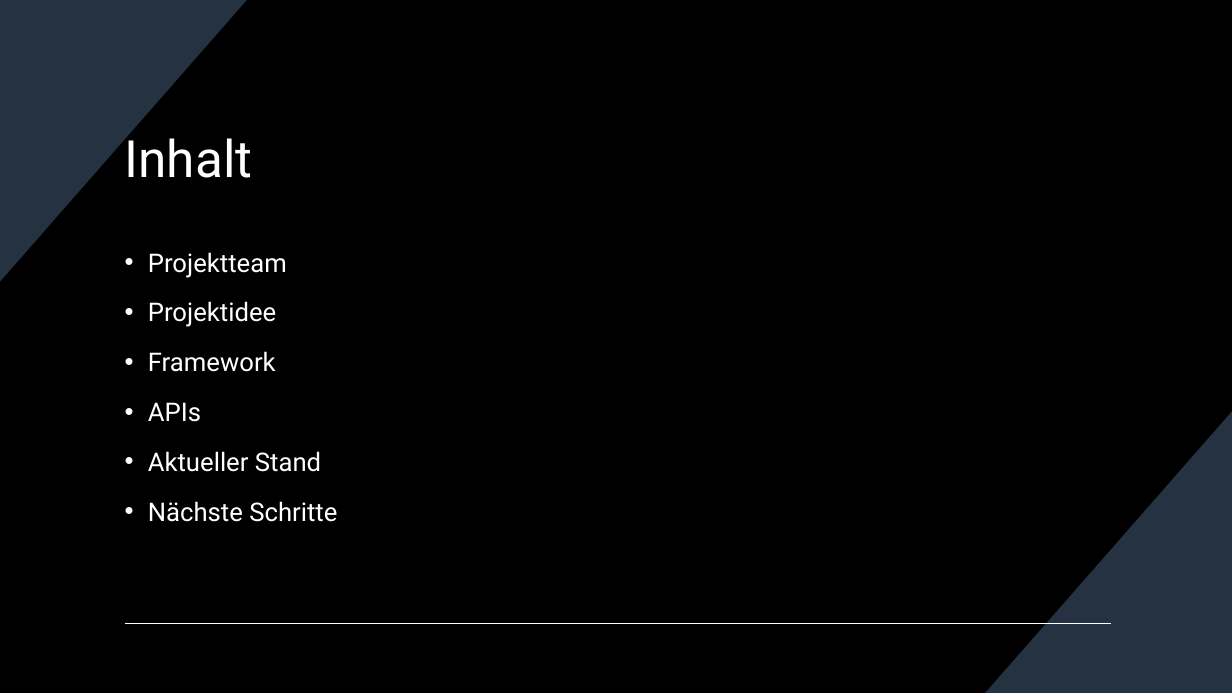
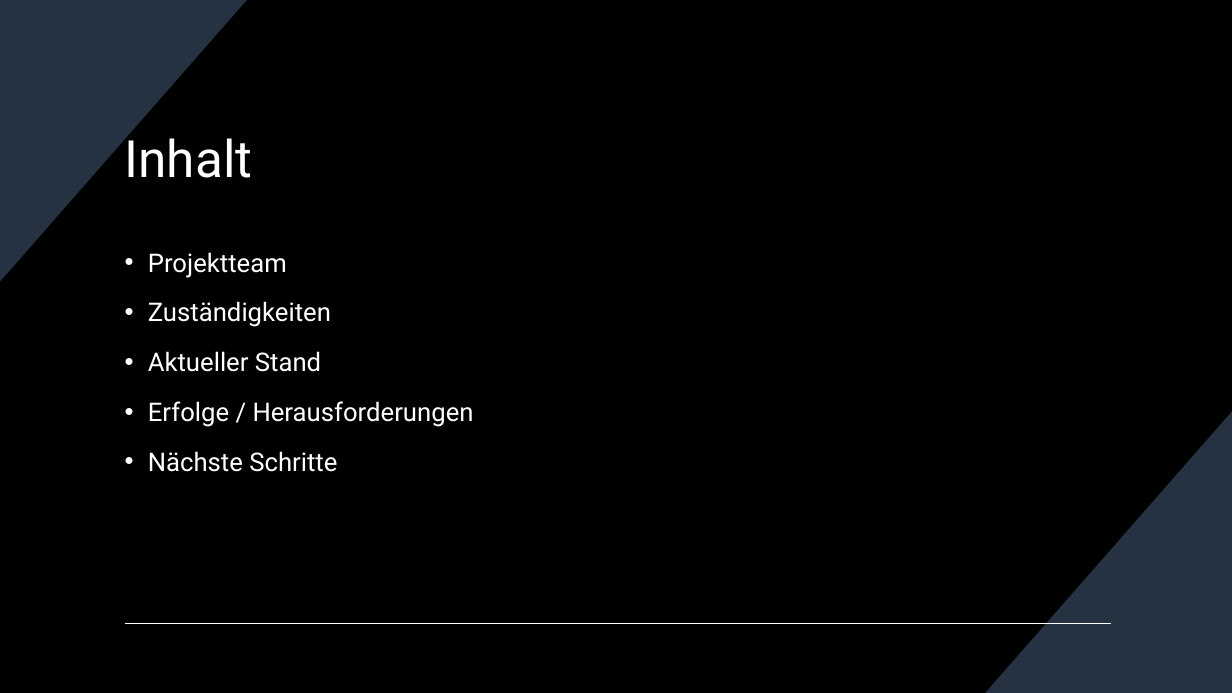
Before and after one commit to AaloFanaa/htldo5_swp, a slide deck: slide 2 of ScreenTale/Projektmanagement/Projekt Präsentationen/ScreenTale Zwischenpräsentation _14_02_2024.pptx. Drawn at 1232x693 pixels with LibreOffice and Linux fonts; fonts in the diff are those of the drawing. Boxes give left, top, right and bottom in pixels: in the first picture for what was removed or moved away, otherwise in the second. Text is boxed around its words. In the diff, an @@ line names an element or a change of style, - is before the commit and + after.

Commit message:
Presentation created

```diff
--- a/ScreenTale/Projektmanagement/Projekt Präsentationen/ScreenTale Zwischenpräsentation _14_02_2024.pptx
+++ b/ScreenTale/Projektmanagement/Projekt Präsentationen/ScreenTale Zwischenpräsentation _14_02_2024.pptx
@@ text at <box>148,301,331,327</box>: text changed @@
-• Projektidee
-• Framework
-• APIs
+• Zuständigkeiten
@@ text at <box>148,401,474,427</box>: paragraph added @@
+• Erfolge / Herausforderungen
```
Also in this commit, not shown: 1 other slide changed, 2 slides added, 3 slides removed.
